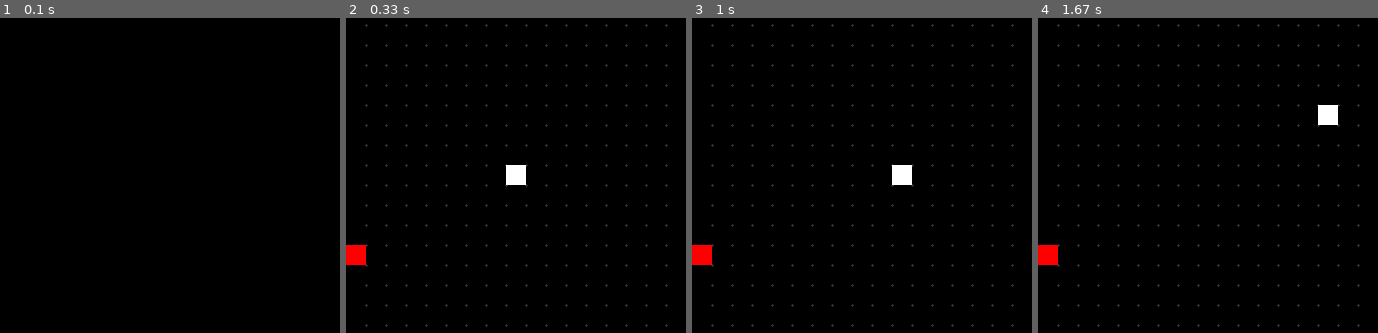
Above: before the commit, frames 1-4 (left to right).
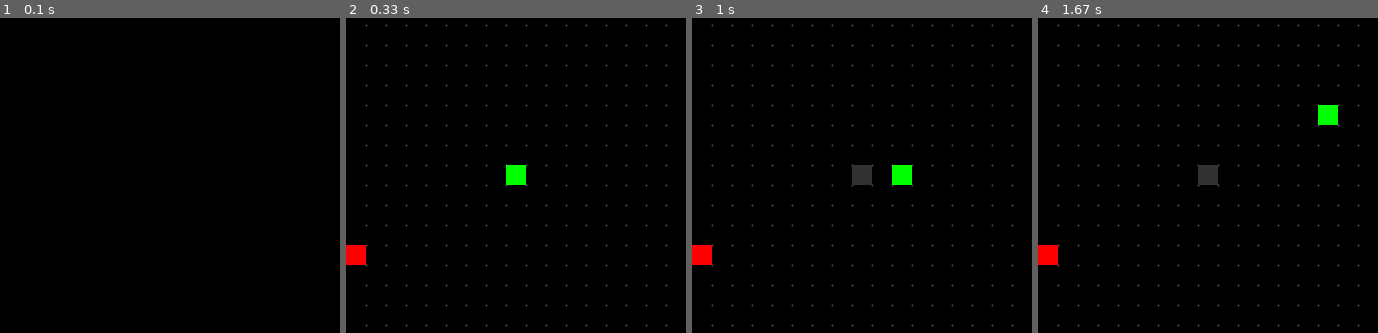
Above: after the commit, the same moments.

Repository: dvalent/Python
Game: pygame game, started from Snake/mySnake_test.py
Same seed, same stepped clock (60 frames per second), same inputs: the game is played once before the commit and once after it. The source is Python 2; it was converted automatically to run under Python 3.
Inputs (mouse positions are in pixels of both pictures, inside the frame that each line leads up to):
- Up to frame 1 (0.1 s): no input
- Up to frame 2 (0.33 s): no input
- Up to frame 3 (1 s): click (862, 175) at 0.43 s; hold Right from 0.67 s (still down); move the mouse to (848, 191) at 0.7 s
- Up to frame 4 (1.67 s): release Right at 1.13 s; hold Up 1.17-1.47 s; hold Right from 1.5 s (still down)

Frame 1 is identical in both runs. In frame 2, 0.4% of the frame differs, in the area x 47-53%, y 46-54%; in frame 3, 0.7%, in the area x 47-65%, y 46-54%; in frame 4, 0.7%.

Commit message:
my Snake PathFinding

Diff:
--- a/Snake/mySnake_test.py
+++ b/Snake/mySnake_test.py
@@ -1,13 +1,16 @@
 import pygame
+from pygame.locals import *
 import random
+from collections import deque
 
+vec = pygame.math.Vector2
 pygame.init()
-
 
 blockSize = 20
 height = 320+blockSize
 width = 320+blockSize
 grey =(50,50,50)
+print (height//blockSize)
 snakeList = []
 snakeLength = 1
 
@@ -28,6 +31,29 @@
 name = pygame.display.set_caption('DV Test')
 clock = pygame.time.Clock()
 
+class squareGrid:
+    def __init__(self, height,width):
+        self.width = width
+        self.height = height
+        self.walls = []
+        self.connections = [vec(1,0), vec(-1,0), vec(0,1), vec(0,-1)]
+
+    def inbounds(self, node):
+        return 0<= node.x < self.width and 0 <= node.y < self.height
+
+    def passable(self, node):
+        return node not in self.walls
+
+    def neighbors(self, node):
+        neighbors = [node + connection for connection in self.connections]
+        neighbors = filter(self.inbounds, neighbors)
+        neighbors = filter(self.passable, neighbors)
+        return (list(neighbors))
+
+    def draw(self):
+        for wall in self.walls:
+            rect = pygame.draw.rect(display, (50, 50, 50), (wall[0]*blockSize, wall[1]*blockSize, blockSize, blockSize ))
+
 def line(x,y,x1,y1):
     pygame.draw.line(display,grey,(x,y),(x1,y1))
 
@@ -38,9 +64,32 @@
                                     (x,y+(crossSize/2)))
 
 def snake(snakeList):
-    for pt in snakeList:
-        snake = pygame.draw.rect(display, (255, 255, 255), (pt[0], pt[1], blockSize, blockSize ))
+    snakehead = snakeList[-1]
+    snakebody = snakeList[:-1]
+    for pt in snakebody:
+        snakeB = pygame.draw.rect(display, (255, 255, 255), (pt[0], pt[1], blockSize, blockSize ))
+    snakeH = pygame.draw.rect(display, (0, 255, 0), (snakehead[0], snakehead[1], blockSize, blockSize ))
 
+g = squareGrid(width//blockSize, height//blockSize)
+
+def vec2int(v):
+    return (int(v.x),int(v.y))
+
+def breathfirst(graph,start):
+    frontier = deque()
+    frontier.append(start)
+    path = {}
+    #path[vec2int(start)] = None
+
+    while len(frontier) > 0:
+        current = frontier.popleft()
+
+        for next in graph.neighbors(current):
+            if vec2int(next) not in path:
+                frontier.append(next)
+                path[vec2int(next)] = current - next
+
+    return path
 
 
 gameOn = True
@@ -65,10 +114,19 @@
                 posX_change = blockSize
                 posY_change = 0
 
+        if event.type == pygame.MOUSEBUTTONDOWN:
+            mpos = vec(pygame.mouse.get_pos()) // blockSize
+            print mpos
 
+            if event.button == 1:
+                if mpos in g.walls:
+                    g.walls.remove(mpos)
+                else:
+                    g.walls.append(mpos)
+                path = breathfirst(g,apple)
 
     display.fill((0,0,0))
-
+    g.draw()
     for row in range(blockSize,width,blockSize):
         for col in range(blockSize,height,blockSize):
             #line(0, row , width, row)
@@ -76,6 +134,7 @@
             cross(row, col, 3)
 
     pygame.draw.rect(display, (255,0,0), [randApplex, randAppley, blockSize, blockSize]) #apple
+
 
     posX += posX_change
     posY += posY_change
@@ -87,6 +146,12 @@
 
     snakeList.append((posX,posY))
 
+    """
+    for node, dir in path.items():
+        if dir:
+            x,y = node
+            pygame.draw.rect(display, (20,20,20), [x*blockSize, y*blockSize, blockSize, blockSize])
+    """
     if len(snakeList) > snakeLength:
         del snakeList[0]
 
@@ -97,6 +162,31 @@
         snakeLength += 1
 
     snake(snakeList)
-    print len(snakeList)
+
+    for bodypart in snakeList[:-1]:
+        if posX == bodypart[0] and posY == bodypart[1]:
+            pygame.draw.rect(display, (0,255,255), [posX, posY, blockSize, blockSize])
+            print ('self-intersect')
+
+    apple = vec(randApplex//blockSize,randAppley//blockSize)
+    snakehead = snakeList[-1]
+
+    path = breathfirst(g,apple)
+    #print path
+
+    vecHead = (snakehead[0]//blockSize,snakehead[1]//blockSize)
+
+    print 'head is '+ str(vecHead)
+    print 'apple is '+ str(apple)
+
+    """
+    while current != apple:
+        pygame.draw.rect(display, (255,0,255), [current.x*blockSize, current.y*blockSize, blockSize, blockSize])
+        current = current + path[vec2int(current)]
+
+
+    """
+
+    #print snakehead
     clock.tick(10)
     pygame.display.update()
